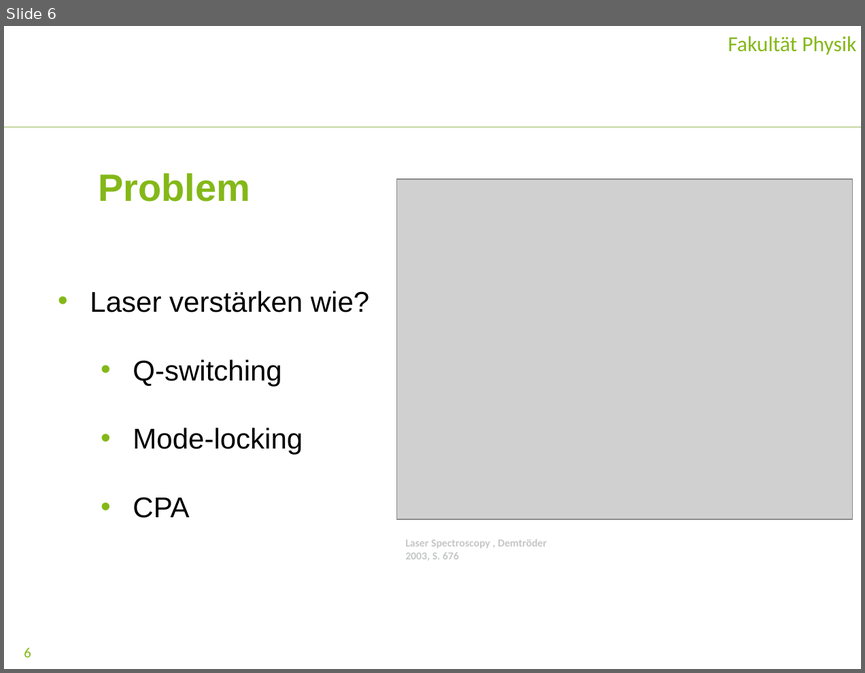
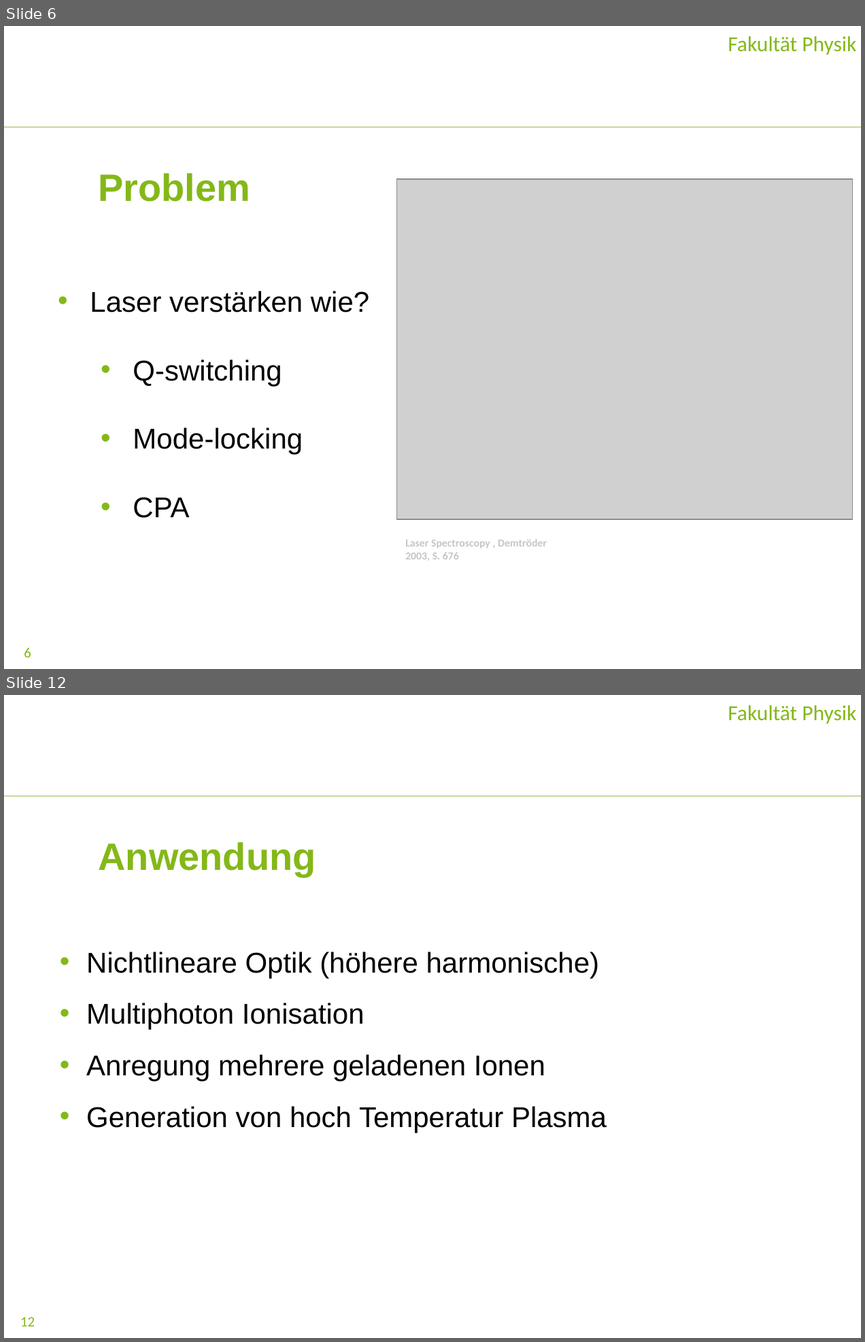
Before and after one commit to maaxxns/Bachelorarbeit, a slide deck: Praesentation_moderneoptik/Laserverstaerkung.pptx. Shown one above the other, each under a label of ours: slide 6 before the commit, slides 6 and 12 after it; the slides between them are not shown. The pictures are 865x673 and 865x1342 pixels, drawn with LibreOffice and Linux fonts; fonts in the diff are those of the drawing; grey boxes stand for pictures; background and template pictures are left out. Boxes give left, top, right and bottom in pixels: in the first picture for what was removed or moved away, otherwise in the second. Text is boxed around its words. In the diff, an @@ line names an element or a change of style, - is before the commit and + after.

```diff
--- a/Praesentation_moderneoptik/Laserverstaerkung.pptx
+++ b/Praesentation_moderneoptik/Laserverstaerkung.pptx
@@ slide 12 added at (4,695,861,1338), background #FFFFFF; not listed: 2 template elements that a slide beside it also shows @@
@@ text added at (728,705,856,724), 18 pt, text #84B818 @@
+  Fakultät Physik
@@ title added at (98,842,315,877), 32 pt, text #84B818, bold @@
+Anwendung
@@ text added at (86,951,606,1132), 24 pt, text #000000 @@
+• Nichtlineare Optik (höhere harmonische)
+• Multiphoton Ionisation
+• Anregung mehrere geladenen Ionen
+• Generation von hoch Temperatur Plasma
@@ page number added at (20,1317,35,1326), 12 pt, text #84B818 @@
+12
```
Also in this commit, not shown: 5 slides changed, 3 other slides added, 4 slides removed, 31 other files.
